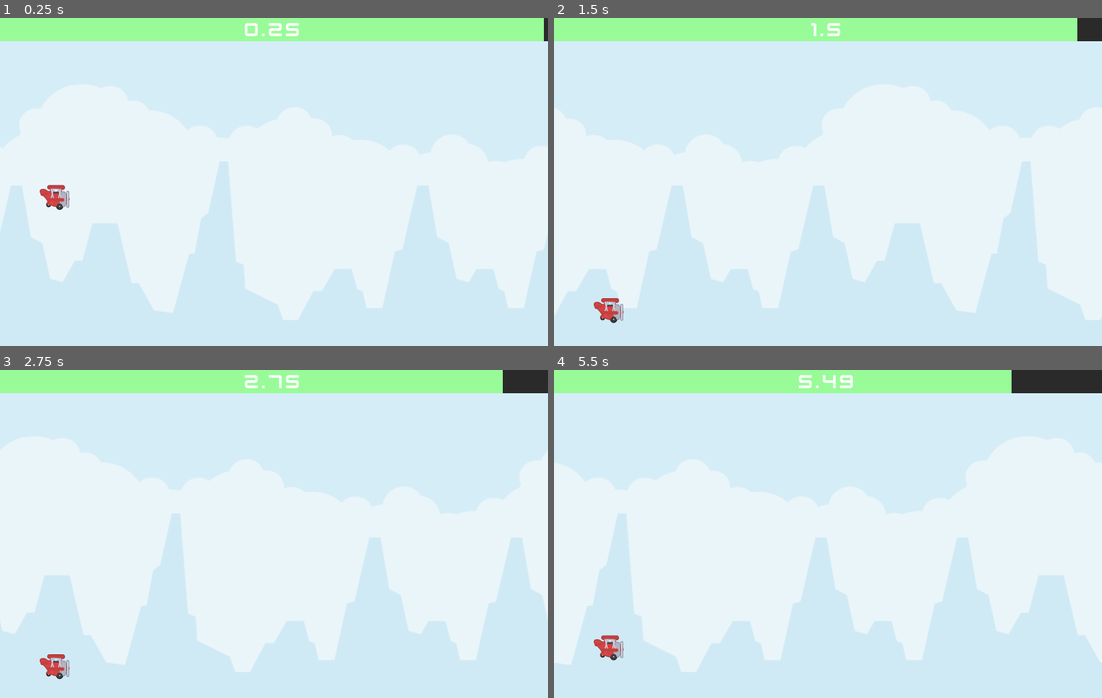
Above: before the commit, frames 1-4 (two rows, left to right).
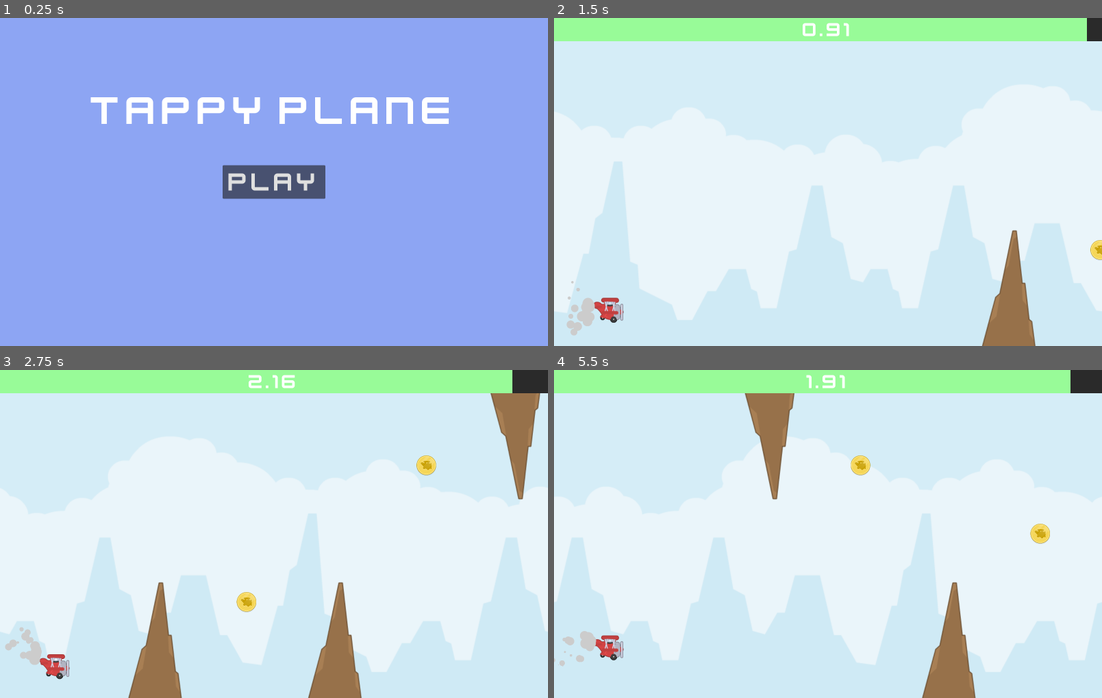
Above: after the commit, the same moments.

Repository: J35P1N/Godot4-FlappyBirdClone
Game: Godot game, scene res://scenes/menu.tscn
The game is run twice, just before and just after one commit, with the same random seed, the same clock (stepped at 60 frames per second) and the same inputs. Before the commit the project starts from res://scenes/Main.tscn.
Inputs (mouse positions are in pixels of both pictures, inside the frame that each line leads up to):
- Up to frame 1 (0.25 s): no input
- Up to frame 2 (1.5 s): click (828, 182) at 0.5 s, where only the run after the commit has a clickable "Play"; move the mouse to (948, 165) at 1.27 s; click (948, 165) at 1.35 s
- Up to frame 3 (2.75 s): move the mouse to (164, 550) at 2.02 s; click (164, 550) at 2.1 s
- Up to frame 4 (5.5 s): move the mouse to (882, 461) at 2.77 s; click (882, 461) at 2.85 s; click (828, 583) at 3.5 s, where only the run after the commit has a clickable "Play Again"; move the mouse to (800, 599) at 4.27 s; click (800, 599) at 4.35 s; move the mouse to (992, 583) at 5.02 s; click (992, 583) at 5.1 s

The runs differ from the first frame. In frame 1, 99% of the frame differs, in the area x 0-100%, y 0-100%; in frame 2, 14%; in frame 3, 17%; in frame 4, 19%.

Commit message:
Finished game

Diff:
--- a/project.godot
+++ b/project.godot
@@ -11,8 +11,8 @@
 [application]
 
 config/name="Godot4-FlappyBirdClone"
-run/main_scene="res://scenes/Main.tscn"
-config/features=PackedStringArray("4.2", "Mobile")
+run/main_scene="res://scenes/menu.tscn"
+config/features=PackedStringArray("4.3", "Mobile")
 boot_splash/image="res://images/Player.png"
 config/icon="res://icon.svg"
 boot_splash/minimum_display_time=1000
@@ -24,13 +24,22 @@
 window/stretch/mode="viewport"
 window/stretch/aspect="expand"
 
+[dotnet]
+
+project/assembly_name="Godot4-FlappyBirdClone"
+
+[global_group]
+
+DynamicObject="Items that move towards the player"
+Player="The player"
+
 [input]
 
 Thrust={
 "deadzone": 0.5,
 "events": [Object(InputEventMouseButton,"resource_local_to_scene":false,"resource_name":"","device":-1,"window_id":0,"a …(253 unchanged characters)…
 , Object(InputEventJoypadButton,"resource_local_to_scene":false,"resource_name":"","device":-1,"button_index":0,"pressure":0.0,"pressed":false,"script":null)
-, Object(InputEventKey,"resource_local_to_scene":false,"resource_name":"","device":0,"window_id":0,"alt_pressed":false,"shift_pressed":false,"ctrl_pressed":false,"meta_pressed":false,"pressed":false,"keycode":0,"physical_keycode":32,"key_label":0,"unicode":0,"echo":false,"script":null)
+, Object(InputEventKey,"resource_local_to_scene":false,"resource_name":"","device":0,"window_id":0,"alt_pressed":false,"shift_pressed":false,"ctrl_pressed":false,"meta_pressed":false,"pressed":false,"keycode":0,"physical_keycode":32,"key_label":0,"unicode":0,"location":0,"echo":false,"script":null)
 ]
 }
 
--- a/scenes/Main.gd
+++ b/scenes/Main.gd
@@ -1,9 +1,16 @@
 extends Node
+
+@export var obstacle : PackedScene
+@export var coin : PackedScene
 
 var dynamic_object_speed : int = 700
 var health_wane_speed : int = 3
 var player_health : float = 100
 var score : float
+var spawned_object_position_x : int = 1700
+var last_item_spawn_position : int = 1
+var last_spawned_item_type : String
+
 
 func _process(delta):
 	for dynamic_object in get_tree().get_nodes_in_group("DynamicObject"):
@@ -21,6 +28,8 @@
 	if player_health > 0:
 		player_health -= delta * health_wane_speed
 		$UI/Healthbar.value = player_health
+	else:
+		game_over()
 
 func change_player_healthbar_color() -> void:
 	if player_health > 60:
@@ -32,3 +41,52 @@
 	else:
 		$UI/Healthbar.get("theme_override_styles/fill") \
 			.bg_color = Color.PALE_VIOLET_RED
+
+func _on_spawn_timer_timeout() -> void:
+	if last_spawned_item_type == "obstacle":
+		_spawn_coin()
+	elif last_spawned_item_type == "coin" or last_spawned_item_type.is_empty():
+		_spawn_obstacle()
+
+func _spawn_obstacle():
+	var random : int = randi() % 2
+	var obstacle_instance : Area2D = obstacle.instantiate()
+	add_child(obstacle_instance)
+	obstacle_instance.position.x = spawned_object_position_x
+	if random == 0:
+		obstacle_instance.position.y = 200
+	if random == 1:
+		obstacle_instance.position.y = 800
+		obstacle_instance.scale.y *= -1
+
+	obstacle_instance.body_entered.connect(_on_obstacle_collided)
+	last_spawned_item_type = "obstacle"
+
+func _spawn_coin():
+	var random_coin_position : int = randi() % 3
+	var coin_instance : Area2D = coin.instantiate()
+	add_child(coin_instance)
+	coin_instance.position.x = spawned_object_position_x
+	coin_instance.position.y = 280 + random_coin_position * 200
+	coin_instance.body_entered.connect(_on_coin_collided.bind(coin_instance))
+
+	last_spawned_item_type = "coin"
+
+func _on_obstacle_collided(body: Node2D) -> void:
+	if body.is_in_group("Player"):
+		game_over()
+
+
+func _on_coin_collided(body : Node2D, coin_instance : Area2D) -> void:
+	if body.is_in_group("Player"):
+		player_health += 4
+		coin_instance.get_node("AnimationPlayer").play("CoinCollected")
+		$Player/CoinCollected.play()
+
+		if player_health > 100:
+			player_health = 100
+
+func game_over() -> void:
+	$Player/GameOver.play()
+	$GameOver.show()
+	get_tree().paused = true
--- a/scenes/Main.tscn
+++ b/scenes/Main.tscn
@@ -6,10 +6,21 @@
 [ext_resource type="Script" path="res://scripts/Player.gd" id="4_02q8t"]
 [ext_resource type="Texture2D" uid="uid://d3ew4jivhcl62" path="res://images/Player.png" id="4_rjvuy"]
 [ext_resource type="FontFile" uid="uid://cwqe1cgmwpg45" path="res://fonts/kenvector_future.ttf" id="6_slmc6"]
+[ext_resource type="PackedScene" uid="uid://cw7ohs0um4j4f" path="res://scenes/obstacle.tscn" id="7_6f0n5"]
+[ext_resource type="PackedScene" uid="uid://dw00l4m0otw0f" path="res://scenes/coin.tscn" id="8_guqiw"]
+[ext_resource type="Texture2D" uid="uid://epjr01ukqmet" path="res://images/Circle.png" id="8_vudkh"]
+[ext_resource type="AudioStream" uid="uid://42ypdirfr5jn" path="res://audio/sfx/CoinCollected.ogg" id="9_e2617"]
+[ext_resource type="Script" path="res://scripts/game_over.gd" id="9_xqy0q"]
+[ext_resource type="AudioStream" uid="uid://dqu1oaxa0d6lu" path="res://audio/sfx/GameOver.ogg" id="10_ccs64"]
+[ext_resource type="AudioStream" uid="uid://8nouhljkhete" path="res://audio/bgm/Music.wav" id="13_ouvny"]
 
 [sub_resource type="CircleShape2D" id="CircleShape2D_svnoq"]
 radius = 35.0143
 
+[sub_resource type="Curve" id="Curve_m6a0w"]
+_data = [Vector2(0, 1), 0.0, 0.0, 0, 0, Vector2(0.994382, 0.032967), 0.0, 0.0, 0, 0]
+point_count = 2
+
 [sub_resource type="RectangleShape2D" id="RectangleShape2D_ky72c"]
 size = Vector2(1600, 20)
 
@@ -21,6 +32,12 @@
 
 [node name="Main" type="Node"]
 script = ExtResource("1_pyh0x")
+obstacle = ExtResource("7_6f0n5")
+coin = ExtResource("8_guqiw")
+
+[node name="SpawnTimer" type="Timer" parent="."]
+wait_time = 0.375
+autostart = true
 
 [node name="BackgroundContainer" type="Node2D" parent="." groups=["DynamicObject"]]
 position = Vector2(2.08165e-12, 480)
@@ -37,11 +54,13 @@
 texture = ExtResource("2_7j3tq")
 offset = Vector2(400, 2.08165e-12)
 
-[node name="Player" type="RigidBody2D" parent="."]
+[node name="Player" type="RigidBody2D" parent="." groups=["Player"]]
 position = Vector2(160, 480)
 mass = 2.2
 gravity_scale = 1.6
 continuous_cd = 1
+contact_monitor = true
+max_contacts_reported = 10
 script = ExtResource("4_02q8t")
 
 [node name="PlayerSprite" type="Sprite2D" parent="Player"]
@@ -50,6 +69,30 @@
 
 [node name="PlayerHitbox" type="CollisionShape2D" parent="Player"]
 shape = SubResource("CircleShape2D_svnoq")
+
+[node name="Particles" type="CPUParticles2D" parent="Player"]
+top_level = true
+z_index = 2
+amount = 25
+lifetime = 0.4
+texture = ExtResource("8_vudkh")
+emission_shape = 1
+emission_sphere_radius = 1.0
+spread = 180.0
+gravity = Vector2(-2500, 71)
+initial_velocity_min = 200.0
+initial_velocity_max = 210.1
+scale_amount_min = 0.5
+scale_amount_max = 0.5
+scale_amount_curve = SubResource("Curve_m6a0w")
+color = Color(0.8, 0.8, 0.8, 1)
+
+[node name="CoinCollected" type="AudioStreamPlayer" parent="Player"]
+stream = ExtResource("9_e2617")
+
+[node name="GameOver" type="AudioStreamPlayer" parent="Player"]
+process_mode = 3
+stream = ExtResource("10_ccs64")
 
 [node name="Walls" type="Node" parent="."]
 
@@ -99,3 +142,62 @@
 text = "0"
 horizontal_alignment = 1
 vertical_alignment = 1
+
+[node name="GameOver" type="Control" parent="."]
+visible = false
+z_index = 10
+layout_mode = 3
+anchors_preset = 15
+anchor_right = 1.0
+anchor_bottom = 1.0
+grow_horizontal = 2
+grow_vertical = 2
+script = ExtResource("9_xqy0q")
+
+[node name="DarkBackground" type="ColorRect" parent="GameOver"]
+layout_mode = 1
+anchors_preset = 15
+anchor_right = 1.0
+anchor_bottom = 1.0
+grow_horizontal = 2
+grow_vertical = 2
+color = Color(0, 0, 0, 0.784314)
+
+[node name="GameOverLabel" type="Label" parent="GameOver"]
+layout_mode = 1
+anchors_preset = 5
+anchor_left = 0.5
+anchor_right = 0.5
+offset_left = -715.5
+offset_top = 300.0
+offset_right = 715.5
+offset_bottom = 600.0
+grow_horizontal = 2
+theme_override_fonts/font = ExtResource("6_slmc6")
+theme_override_font_sizes/font_size = 200
+text = "Game Over"
+
+[node name="PlayAgainButton" type="Button" parent="GameOver"]
+process_mode = 3
+layout_mode = 1
+anchors_preset = 8
+anchor_left = 0.5
+anchor_top = 0.5
+anchor_right = 0.5
+anchor_bottom = 0.5
+offset_left = -221.0
+offset_top = 108.0
+offset_right = 221.0
+offset_bottom = 184.0
+grow_horizontal = 2
+grow_vertical = 2
+theme_override_fonts/font = ExtResource("6_slmc6")
+theme_override_font_sizes/font_size = 60
+text = "Play Again"
+
+[node name="Music" type="AudioStreamPlayer" parent="."]
+stream = ExtResource("13_ouvny")
+autoplay = true
+
+[connection signal="timeout" from="SpawnTimer" to="." method="_on_spawn_timer_timeout"]
+[connection signal="pressed" from="GameOver/PlayAgainButton" to="GameOver" method="_on_play_again_button_pressed"]
--- /dev/null
+++ b/scenes/coin.tscn
@@ -0,0 +1,82 @@
+[gd_scene load_steps=6 format=3 uid="uid://dw00l4m0otw0f"]
+
+[ext_resource type="Texture2D" uid="uid://w2vqqea6w72" path="res://images/Coin.png" id="1_tar3r"]
+
+[sub_resource type="CircleShape2D" id="CircleShape2D_q1bqj"]
+radius = 59.0339
+
+[sub_resource type="Animation" id="Animation_d1h7u"]
+resource_name = "CoinCollected"
+tracks/0/type = "value"
+tracks/0/imported = false
+tracks/0/enabled = true
+tracks/0/path = NodePath(".:scale")
+tracks/0/interp = 1
+tracks/0/loop_wrap = true
+tracks/0/keys = {
+"times": PackedFloat32Array(0, 1),
+"transitions": PackedFloat32Array(1, 1),
+"update": 0,
+"values": [Vector2(0.5, 0.5), Vector2(1, 1)]
+}
+tracks/1/type = "value"
+tracks/1/imported = false
+tracks/1/enabled = true
+tracks/1/path = NodePath(".:modulate")
+tracks/1/interp = 1
+tracks/1/loop_wrap = true
+tracks/1/keys = {
+"times": PackedFloat32Array(0, 0.5, 1),
+"transitions": PackedFloat32Array(1, 1, 1),
+"update": 0,
+"values": [Color(1, 1, 1, 1), Color(1, 1, 1, 0.470588), Color(1, 1, 1, 0)]
+}
+
+[sub_resource type="Animation" id="Animation_wu5ou"]
+length = 0.001
+tracks/0/type = "value"
+tracks/0/imported = false
+tracks/0/enabled = true
+tracks/0/path = NodePath(".:scale")
+tracks/0/interp = 1
+tracks/0/loop_wrap = true
+tracks/0/keys = {
+"times": PackedFloat32Array(0),
+"transitions": PackedFloat32Array(1),
+"update": 0,
+"values": [Vector2(0.5, 0.5)]
+}
+tracks/1/type = "value"
+tracks/1/imported = false
+tracks/1/enabled = true
+tracks/1/path = NodePath(".:modulate")
+tracks/1/interp = 1
+tracks/1/loop_wrap = true
+tracks/1/keys = {
+"times": PackedFloat32Array(0),
+"transitions": PackedFloat32Array(1),
+"update": 0,
+"values": [Color(1, 1, 1, 1)]
+}
+
+[sub_resource type="AnimationLibrary" id="AnimationLibrary_uoxt6"]
+_data = {
+"CoinCollected": SubResource("Animation_d1h7u"),
+"RESET": SubResource("Animation_wu5ou")
+}
+
+[node name="Coin" type="Area2D" groups=["DynamicObject"]]
+scale = Vector2(0.5, 0.5)
+
+[node name="Sprite2D" type="Sprite2D" parent="."]
+texture = ExtResource("1_tar3r")
+
+[node name="CollisionShape2D" type="CollisionShape2D" parent="."]
+position = Vector2(0, -3)
+shape = SubResource("CircleShape2D_q1bqj")
+
+[node name="AnimationPlayer" type="AnimationPlayer" parent="."]
+libraries = {
+"": SubResource("AnimationLibrary_uoxt6")
+}
+speed_scale = 4.0
--- /dev/null
+++ b/scenes/menu.tscn
@@ -0,0 +1,58 @@
+[gd_scene load_steps=3 format=3 uid="uid://bocdsat72jveo"]
+
+[ext_resource type="Script" path="res://scripts/Menu.gd" id="1_tcmlm"]
+[ext_resource type="FontFile" uid="uid://cwqe1cgmwpg45" path="res://fonts/kenvector_future.ttf" id="2_h7vo1"]
+
+[node name="Menu" type="Control"]
+layout_mode = 3
+anchors_preset = 15
+anchor_right = 1.0
+anchor_bottom = 1.0
+grow_horizontal = 2
+grow_vertical = 2
+script = ExtResource("1_tcmlm")
+
+[node name="Background" type="ColorRect" parent="."]
+layout_mode = 1
+anchors_preset = 15
+anchor_right = 1.0
+anchor_bottom = 1.0
+grow_horizontal = 2
+grow_vertical = 2
+color = Color(0.552941, 0.647059, 0.952941, 1)
+
+[node name="TitleLabel" type="Label" parent="."]
+layout_mode = 1
+anchors_preset = 8
+anchor_left = 0.5
+anchor_top = 0.5
+anchor_right = 0.5
+anchor_bottom = 0.5
+offset_left = -535.5
+offset_top = -280.0
+offset_right = 535.5
+offset_bottom = -138.0
+grow_horizontal = 2
+grow_vertical = 2
+theme_override_fonts/font = ExtResource("2_h7vo1")
+theme_override_font_sizes/font_size = 125
+text = "Tappy Plane"
+
+[node name="Button" type="Button" parent="."]
+layout_mode = 1
+anchors_preset = 8
+anchor_left = 0.5
+anchor_top = 0.5
+anchor_right = 0.5
+anchor_bottom = 0.5
+offset_left = -150.0
+offset_top = -49.0
+offset_right = 150.0
+offset_bottom = 49.0
+grow_horizontal = 2
+grow_vertical = 2
+theme_override_fonts/font = ExtResource("2_h7vo1")
+theme_override_font_sizes/font_size = 80
+text = "Play"
+
+[connection signal="pressed" from="Button" to="." method="_on_button_pressed"]
--- /dev/null
+++ b/scenes/obstacle.tscn
@@ -0,0 +1,12 @@
+[gd_scene load_steps=2 format=3 uid="uid://cw7ohs0um4j4f"]
+
+[ext_resource type="Texture2D" uid="uid://bf7sodo7ob0pd" path="res://images/Obstacle.png" id="1_vhtxs"]
+
+[node name="Obstacle" type="Area2D" groups=["DynamicObject"]]
+scale = Vector2(1.5, 1.5)
+
+[node name="Sprite2D" type="Sprite2D" parent="."]
+texture = ExtResource("1_vhtxs")
+
+[node name="CollisionPolygon2D" type="CollisionPolygon2D" parent="."]
+polygon = PackedVector2Array(-52, -118, 52, -118, 13, 118)
--- /dev/null
+++ b/scripts/Menu.gd
@@ -0,0 +1,5 @@
+extends Control
+
+
+func _on_button_pressed() -> void:
+	get_tree().change_scene_to_file("res://scenes/Main.tscn")
--- a/scripts/Player.gd
+++ b/scripts/Player.gd
@@ -5,3 +5,5 @@
 func _process(_delta):
 	if Input.is_action_just_pressed("Thrust"):
 		apply_central_impulse(Vector2.UP * thrust)
+
+	$Particles.position = Vector2(position.x - 60, position.y -20)
--- /dev/null
+++ b/scripts/game_over.gd
@@ -0,0 +1,5 @@
+extends Control
+
+func _on_play_again_button_pressed() -> void:
+	get_tree().paused = false
+	get_tree().reload_current_scene()
Not shown, changed: fonts/kenvector_future.ttf.import
Not shown: 1 places in scenes/Main.tscn that only renumber resources
